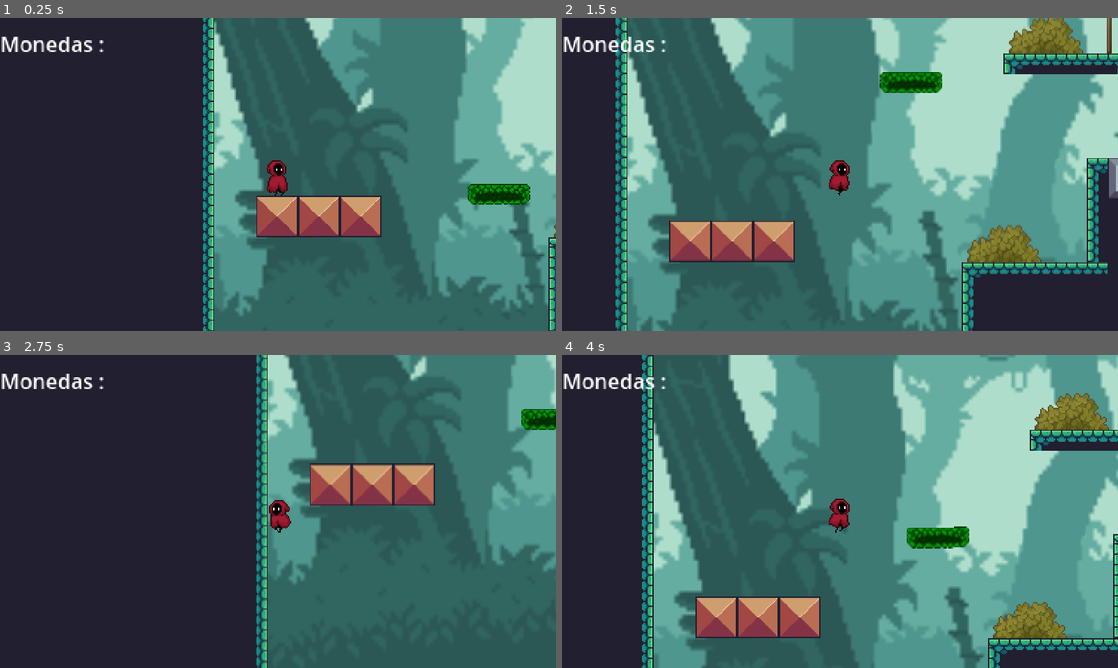
Above: before the commit, frames 1-4 (two rows, left to right).
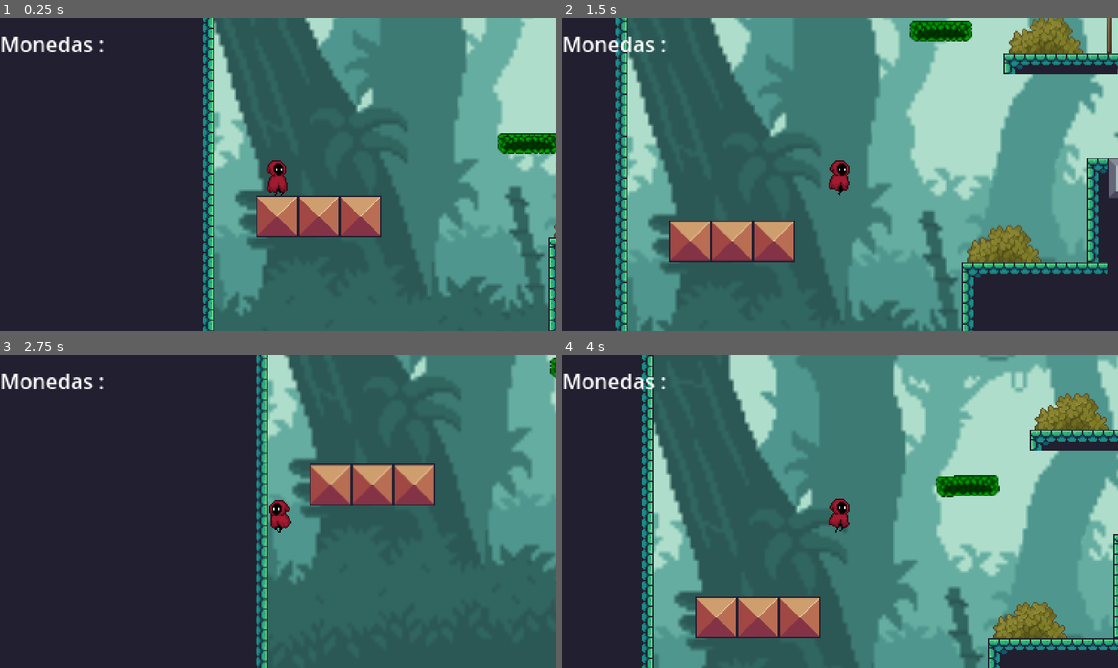
Above: after the commit, the same moments.

Repository: leopoldoval/segunda-oportunidad-polo-y-avila
Game: Godot game, scene res://world.tscn
Same seed, same stepped clock (60 frames per second), same inputs: the game is played once before the commit and once after it.
Inputs:
- Up to frame 1 (0.25 s): no input
- Up to frame 2 (1.5 s): tap Enter (ui_accept) at 0.5, 0.77 s; hold Right (ui_right) from 0.53 s (still down)
- Up to frame 3 (2.75 s): tap Enter (ui_accept) at 1.52 s; release Right (ui_right) at 2.03 s; hold Left (ui_left) from 2.03 s (still down)
- Up to frame 4 (4 s): release Left (ui_left) at 2.78 s; hold Right (ui_right) from 2.78 s (still down); tap Enter (ui_accept) at 3.02, 3.77 s

The runs differ from the first frame. In frame 1, 1.4% of the frame differs, in the area x 84-100%, y 36-60%; in frame 2, 1.5%; in frame 3, 0.5%; in frame 4, 1.5%, in the area x 62-79%, y 38-62%.

Commit message:
pequeñas actualizaciones

Diff:
--- a/coleccionables/moneda.tscn
+++ b/coleccionables/moneda.tscn
@@ -44,6 +44,7 @@
 }
 
 [node name="moneda" type="Area2D"]
+position = Vector2(17, 14)
 script = ExtResource("1_unbiu")
 
 [node name="Sprite2D" type="Sprite2D" parent="."]
--- a/plataforma.tscn
+++ b/plataforma.tscn
@@ -10,6 +10,7 @@
 size = Vector2(48, 16)
 
 [node name="Area2D" type="Area2D"]
+position = Vector2(39, 23)
 script = ExtResource("1_1v4vm")
 
 [node name="Sprite2D" type="Sprite2D" parent="."]
--- a/world.tscn
+++ b/world.tscn
@@ -1732,6 +1732,7 @@
 type = 2
 
 [node name="reset_area" type="Area2D" parent="."]
+visible = false
 
 [node name="CollisionShape2D" type="CollisionShape2D" parent="reset_area"]
 position = Vector2(445.5, 335.25)
